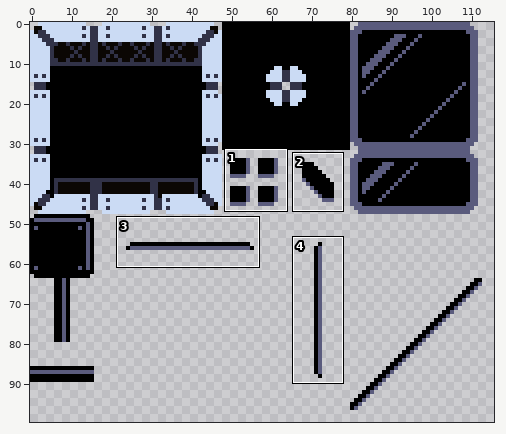
Pixel-art file, stored at Assets/Game/Sprites/Objects/tileset.aseprite. Above, an overview of the earlier version with the close-up marked.
Close-up. Earlier state:
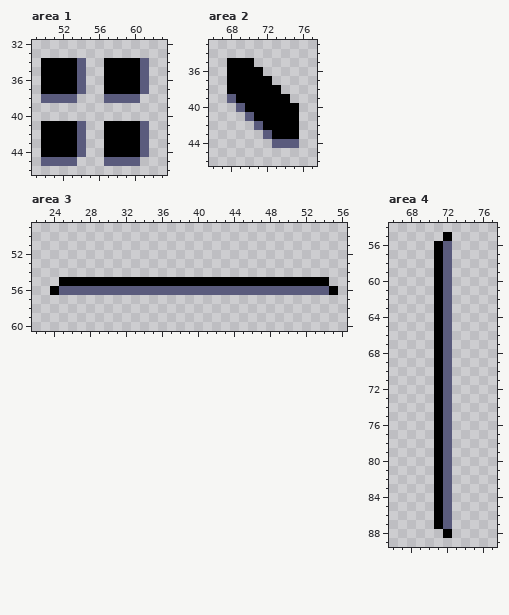
116x100 pixels, 1 frame. Shown: area 1: x 49..63, y 32..46; area 2: x 66..77, y 33..46; area 3: x 22..56, y 49..60; area 4: x 66..77, y 54..89. The commit also changed other parts of the picture, which this record leaves out.
New version:
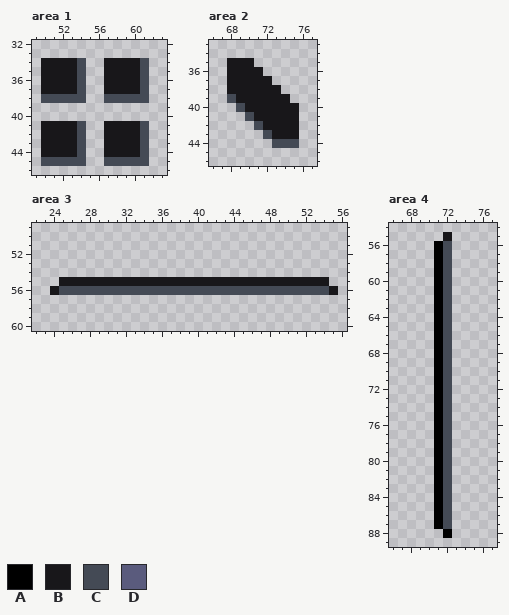
Palette (. is transparent): A #000000  B #18171a  C #444a55  D #5a5b7d
The edit:
Area 1:
The author changed colour A to colour B in rows 34 to 37 at x 50 to 53 and 57 to 60; in rows 41 to 44 at x 50 to 53 and 57 to 60.
Colour C now appears in row 38 at x 54 and 61; in row 45 at x 54 and 61.
The author changed colour D to colour C in rows 34 to 37 at x 54 and 61; in row 38 at x 50 to 53 and 57 to 60; in rows 41 to 44 at x 54 and 61; in row 45 at x 50 to 53 and 57 to 60.
Area 2:
The author changed colour A to colour B in row 35 at x 68 to 70; in row 36 at x 68 to 71; in row 37 at x 68 to 72; in row 38 at x 68 to 73; in row 39 at x 69 to 74; in row 40 at x 70 to 75.
The author changed colour A to colour B in row 41 at x 71 to 75; in row 42 at x 72 to 75; in row 43 at x 73 to 75.
The author changed colour D to colour C in row 39 at x 68; in row 40 at x 69; in row 41 at x 70; in row 42 at x 71; in row 43 at x 72; in row 44 at x 73 to 75.
Area 3:
The author changed colour A to colour B in row 55 at x 25 to 54; in row 56 at x 24 and 55.
The author changed colour D to colour C in row 56 at x 25 to 54.
Area 4:
The author changed colour A to colour B in row 55 at x 72.
The author changed colour D to colour C in rows 56 to 87 at x 72.
Pixel boxes of the changes (left, top, right, bottom) in both close-ups:
changed: (41, 58, 149, 166)
changed: (227, 58, 299, 148)
changed: (50, 277, 338, 295)
changed: (443, 232, 452, 529)
